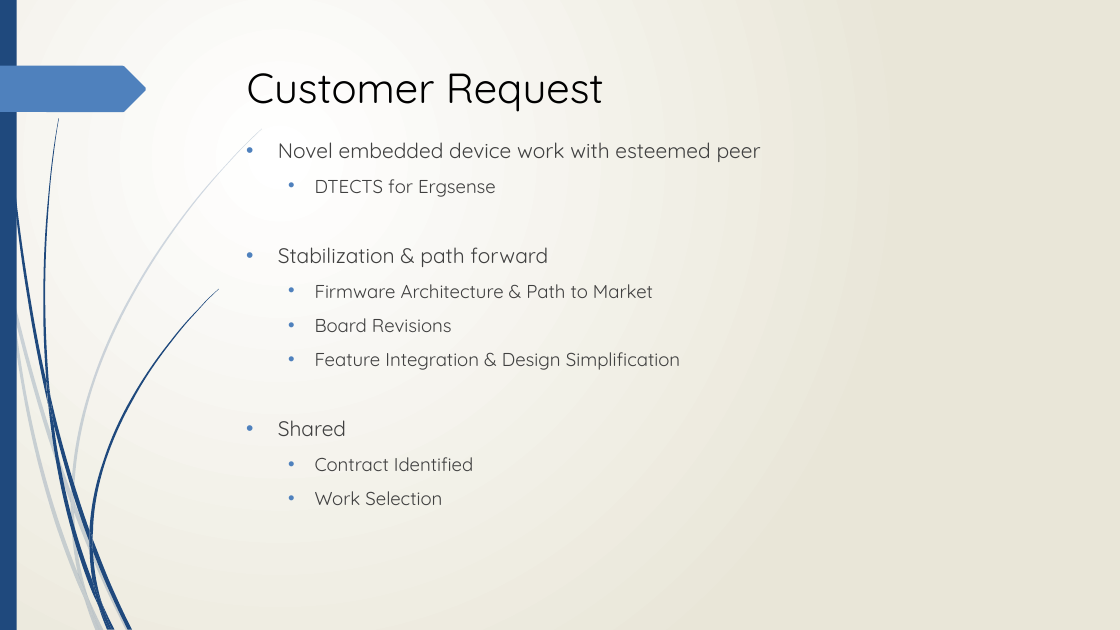
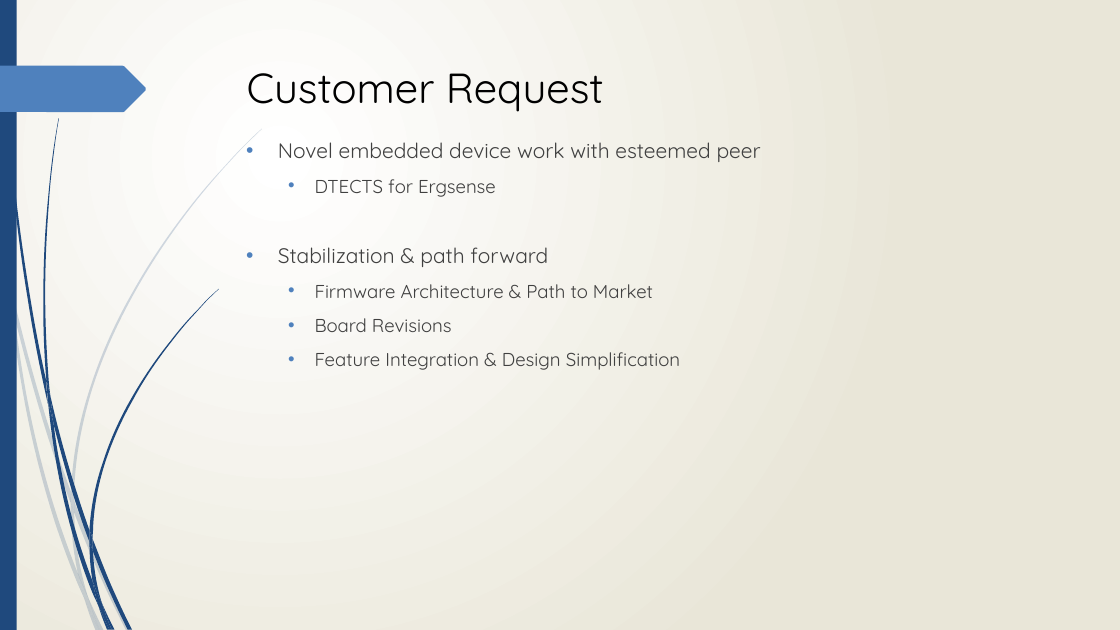
Before and after one commit to Jmr-Work/Pivotal_Presentation, a slide deck: slide 3 of Suppl/Pivotal Presentation - DTECTS.pptx (slide 2 before the commit). Drawn at 1120x630 pixels with LibreOffice and Linux fonts; fonts in the diff are those of the drawing. Boxes give left, top, right and bottom in pixels: in the first picture for what was removed or moved away, otherwise in the second. Text is boxed around its words. In the diff, an @@ line names an element or a change of style, - is before the commit and + after.

```diff
--- a/Suppl/Pivotal Presentation - DTECTS.pptx
+++ b/Suppl/Pivotal Presentation - DTECTS.pptx
@@ text at (278,420,473,505): paragraphs removed @@
-• Shared
-  • Contract Identified
-  • Work Selection
```
Also in this commit, not shown: 2 slides added, 6 other files.
